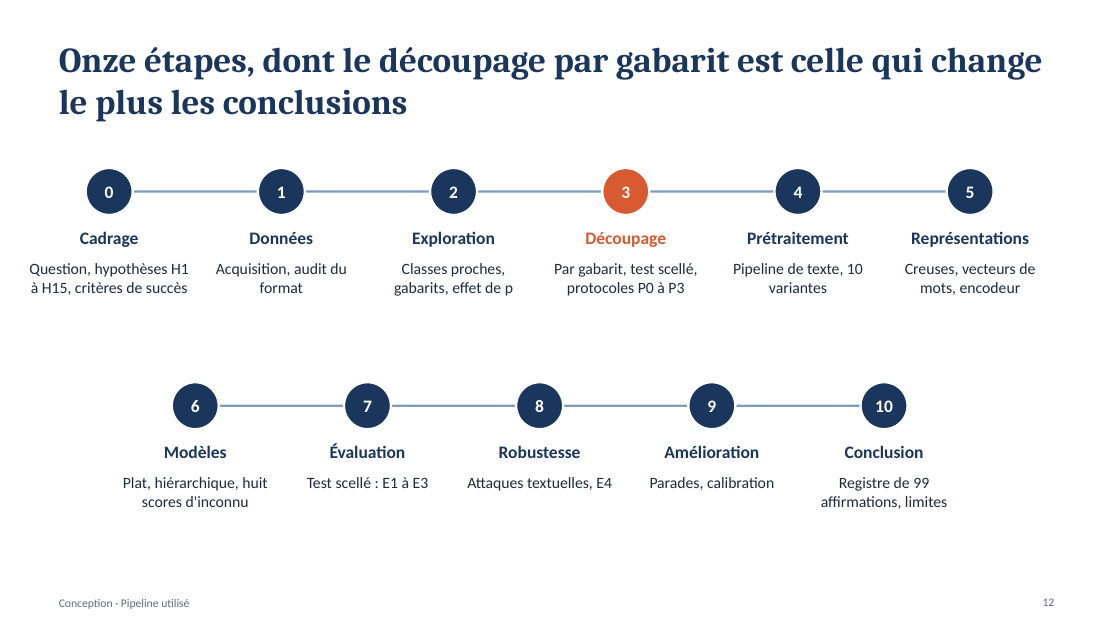
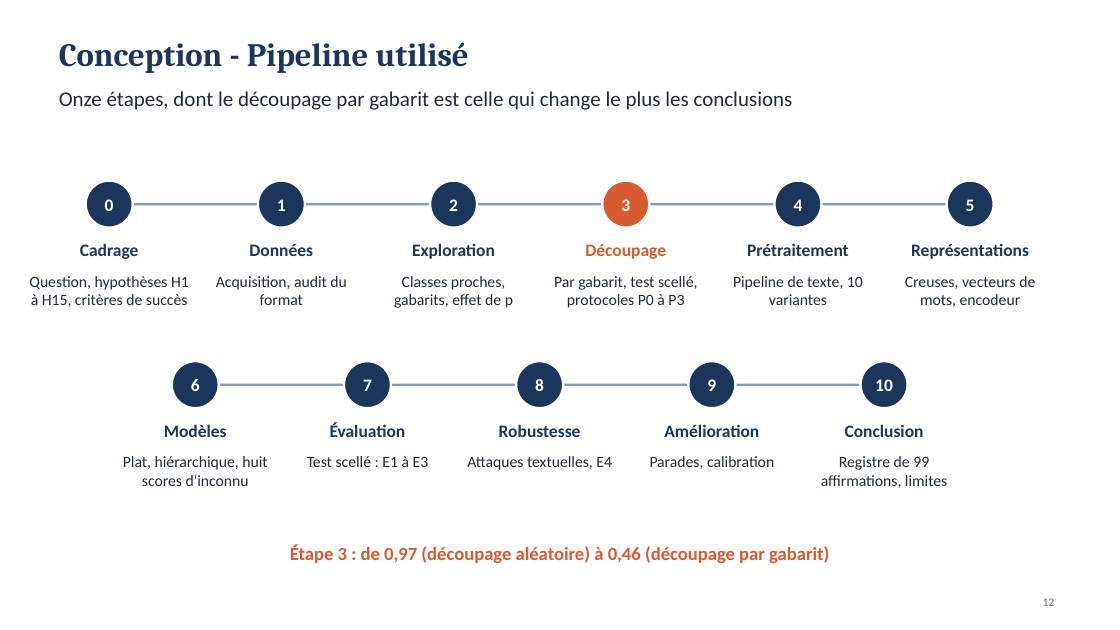
Before and after one commit to MADENIYOU/siem-open-world-log-classification, a slide deck: slide 12 of presentation/Soutenance_SIEM_monde_ouvert.pptx. Drawn at 1120x630 pixels with LibreOffice and Linux fonts; fonts in the diff are those of the drawing. Boxes give left, top, right and bottom in pixels: in the first picture for what was removed or moved away, otherwise in the second. Text is boxed around its words. In the diff, an @@ line names an element or a change of style, - is before the commit and + after.

```diff
--- a/presentation/Soutenance_SIEM_monde_ouvert.pptx
+++ b/presentation/Soutenance_SIEM_monde_ouvert.pptx
@@ title at bbox=[59, 42, 469, 73]: text changed; size 10 to 28 pt; font Calibri to Cambria; text colour #5F6B7C to #1B365D; bold on @@
-Conception · Pipeline utilisé
+Conception - Pipeline utilisé
@@ title "Conception - Pipeline utilisé" at bbox=[59, 42, 469, 73]: vertical alignment middle to top @@
@@ text "Onze étapes, dont le découpage ...": place and size @@
-text "Onze étapes, dont le découpage ..." at bbox=[59, 47, 1043, 122]
+text "Onze étapes, dont le découpage ..." at bbox=[59, 91, 793, 110]
@@ text "Onze étapes, dont le découpage ..." at bbox=[59, 91, 793, 110]: size 30 to 18 pt, font Cambria to Calibri, text colour #1B365D to #1F2A3C, bold off @@
@@ 12 texts, 1 line: place and size @@
-12 texts, 1 line at bbox=[29, 192, 1035, 296]
+12 texts, 1 line at bbox=[29, 204, 1035, 308]
@@ 6 texts, 6 ellipses: place and size @@
-6 texts, 6 ellipses at bbox=[86, 168, 994, 215]
+6 texts, 6 ellipses at bbox=[86, 181, 994, 228]
@@ 15 texts, 5 ellipses, 1 line: place and size @@
-15 texts, 5 ellipses, 1 line at bbox=[123, 382, 947, 509]
+15 texts, 5 ellipses, 1 line at bbox=[123, 361, 947, 488]
@@ text added at bbox=[290, 545, 829, 563], 16 pt, text #D85A30, bold @@
+Étape 3 : de 0,97 (découpage aléatoire) à 0,46 (découpage par gabarit)
```
Also in this commit, not shown: 15 other slides changed, 3 other files.
